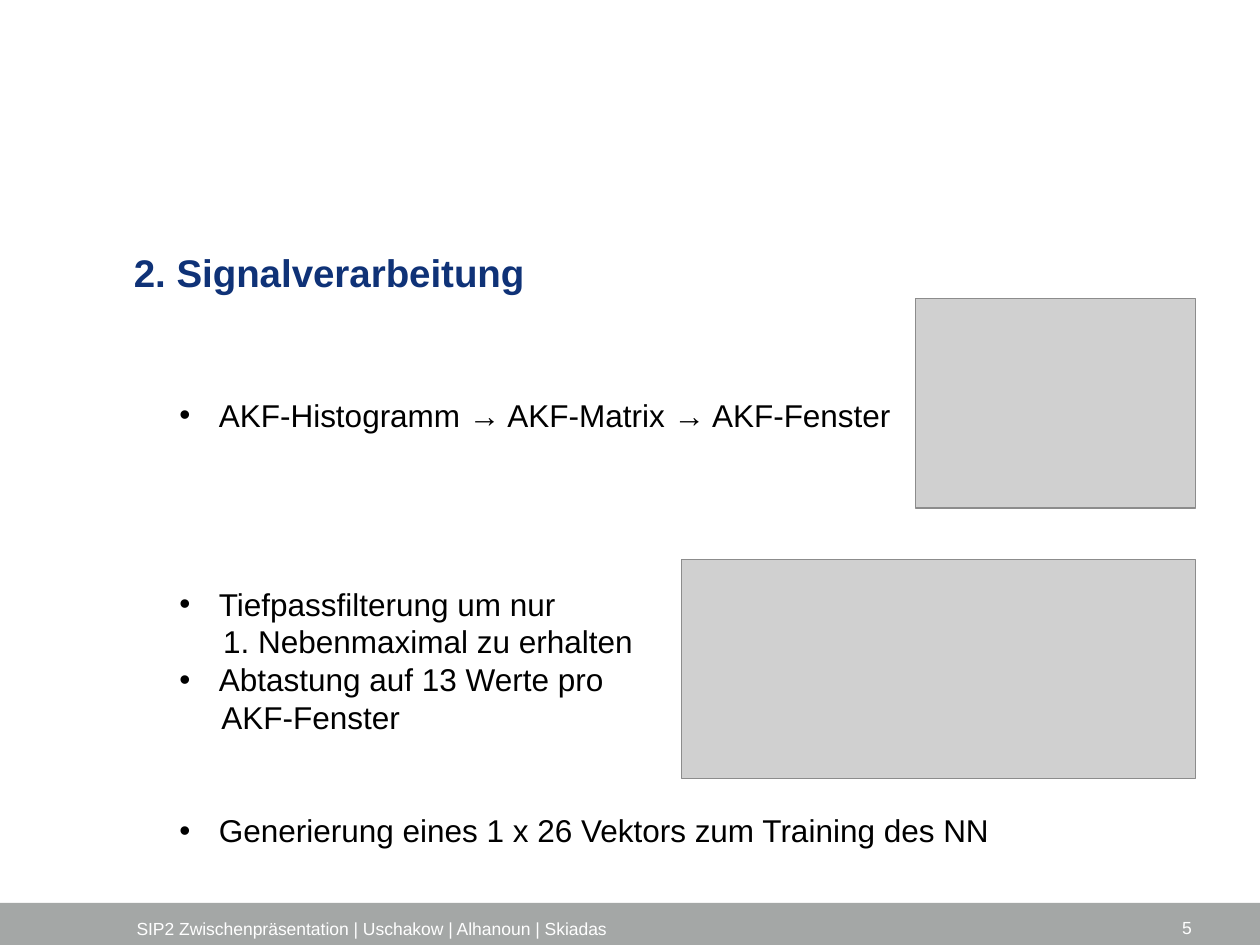
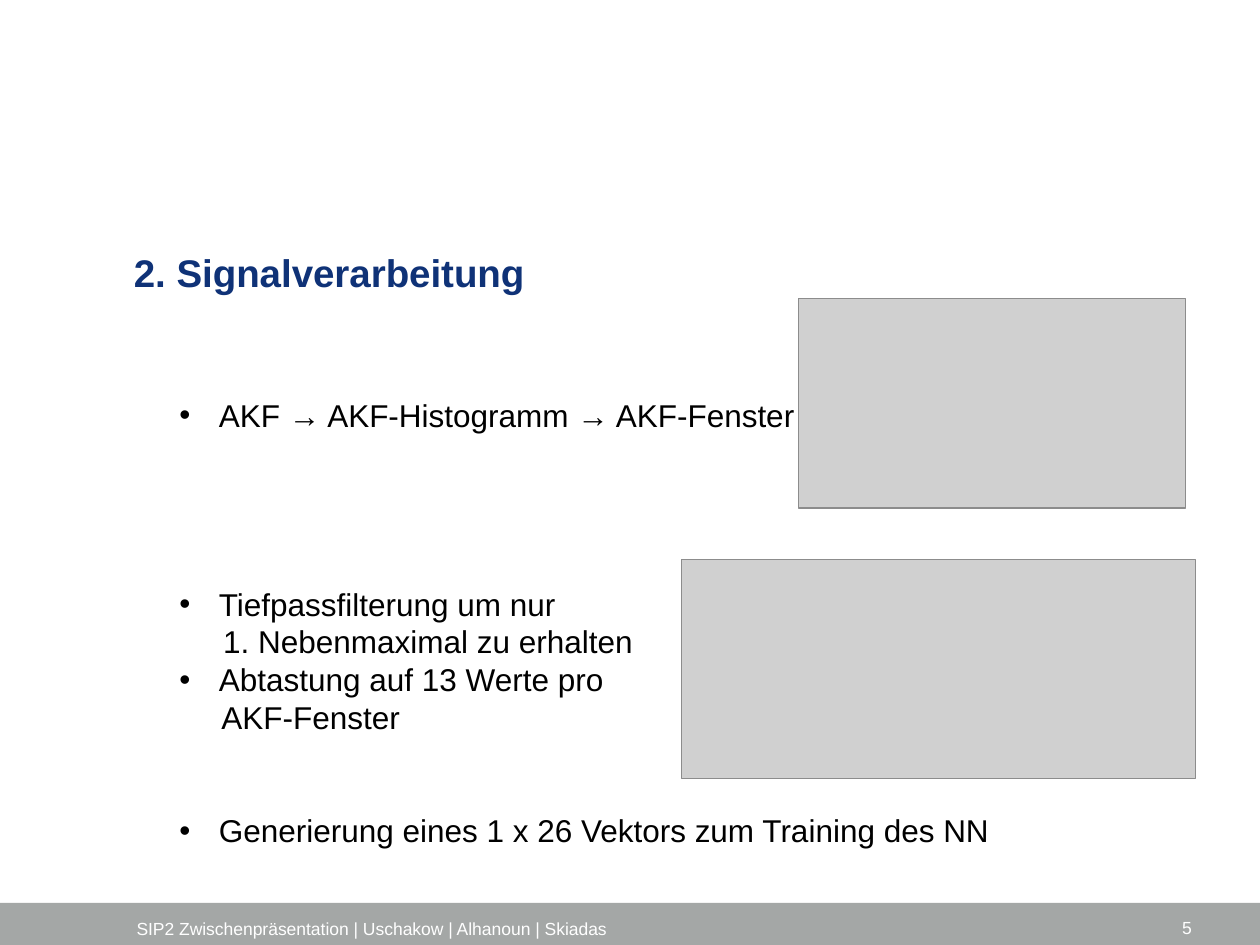
Before and after one commit to Edwardha92/SIP2, a slide deck: slide 5 of docs/final_documentation/Präsi_vonAlexgeändert.pptx. Drawn at 1260x945 pixels with LibreOffice and Linux fonts; fonts in the diff are those of the drawing; grey boxes stand for pictures; background and template pictures are left out. Boxes give left, top, right and bottom in pixels: in the first picture for what was removed or moved away, otherwise in the second. Text is boxed around its words. In the diff, an @@ line names an element or a change of style, - is before the commit and + after.

```diff
--- a/docs/final_documentation/Präsi_vonAlexgeändert.pptx
+++ b/docs/final_documentation/Präsi_vonAlexgeändert.pptx
@@ picture: place and size @@
-picture at <box>916,299,1196,508</box>
+picture at <box>799,299,1186,508</box>
@@ text at <box>219,404,794,433</box>: text changed @@
-  • AKF-Histogramm → AKF-Matrix → AKF-Fenster
+  • AKF → AKF-Histogramm → AKF-Fenster
```
Also in this commit, not shown: 1 other slide changed.
